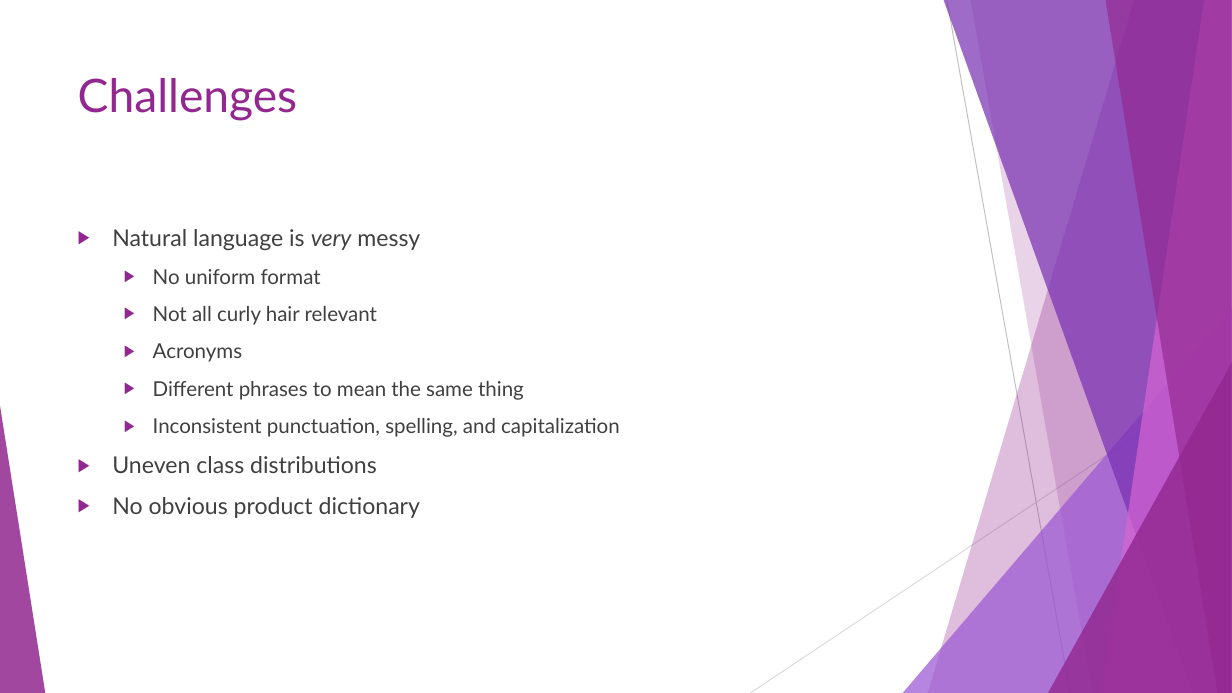
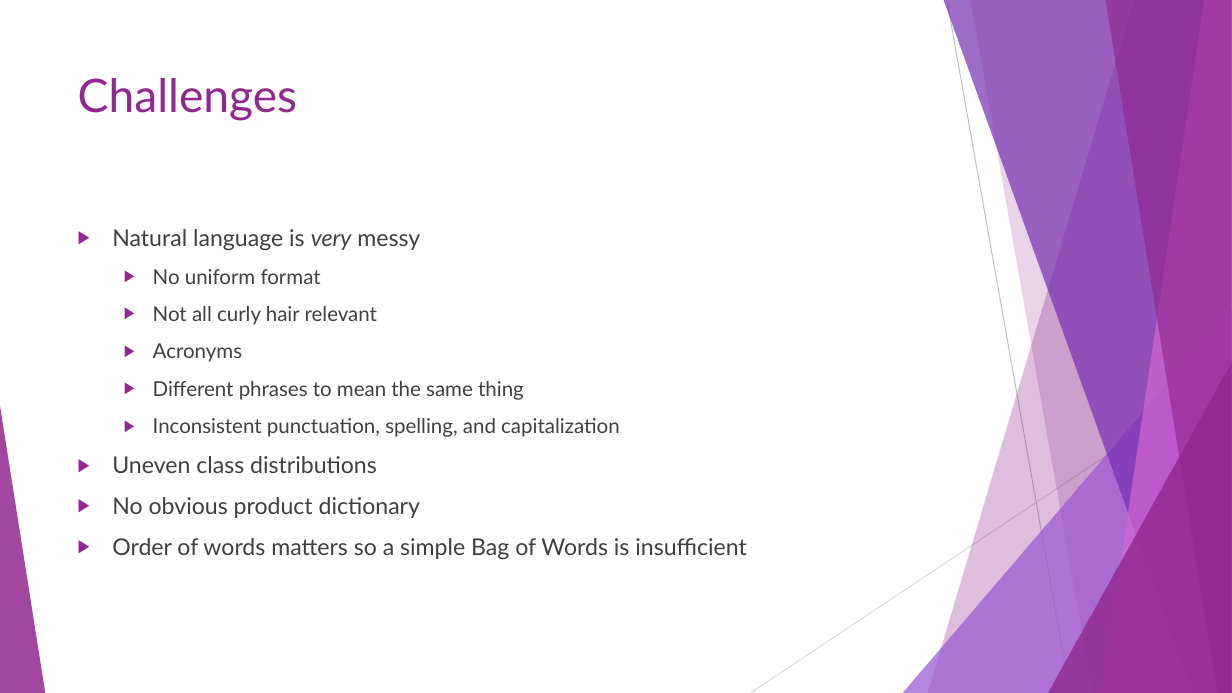
Before and after one commit to 99KHayes/products-for-curlies, a slide deck: slide 8 of results/Naturally_Curly.pptx. Drawn at 1232x693 pixels with LibreOffice and Linux fonts; fonts in the diff are those of the drawing. Boxes give left, top, right and bottom in pixels: in the first picture for what was removed or moved away, otherwise in the second. Text is boxed around its words. In the diff, an @@ line names an element or a change of style, - is before the commit and + after.

```diff
--- a/results/Naturally_Curly.pptx
+++ b/results/Naturally_Curly.pptx
@@ text at (112,538,747,559): paragraph added @@
+▶ Order of words matters so a simple Bag of Words is insufficient
```
Also in this commit, not shown: 1 other slide changed, 1 slide added, 1 other file.
